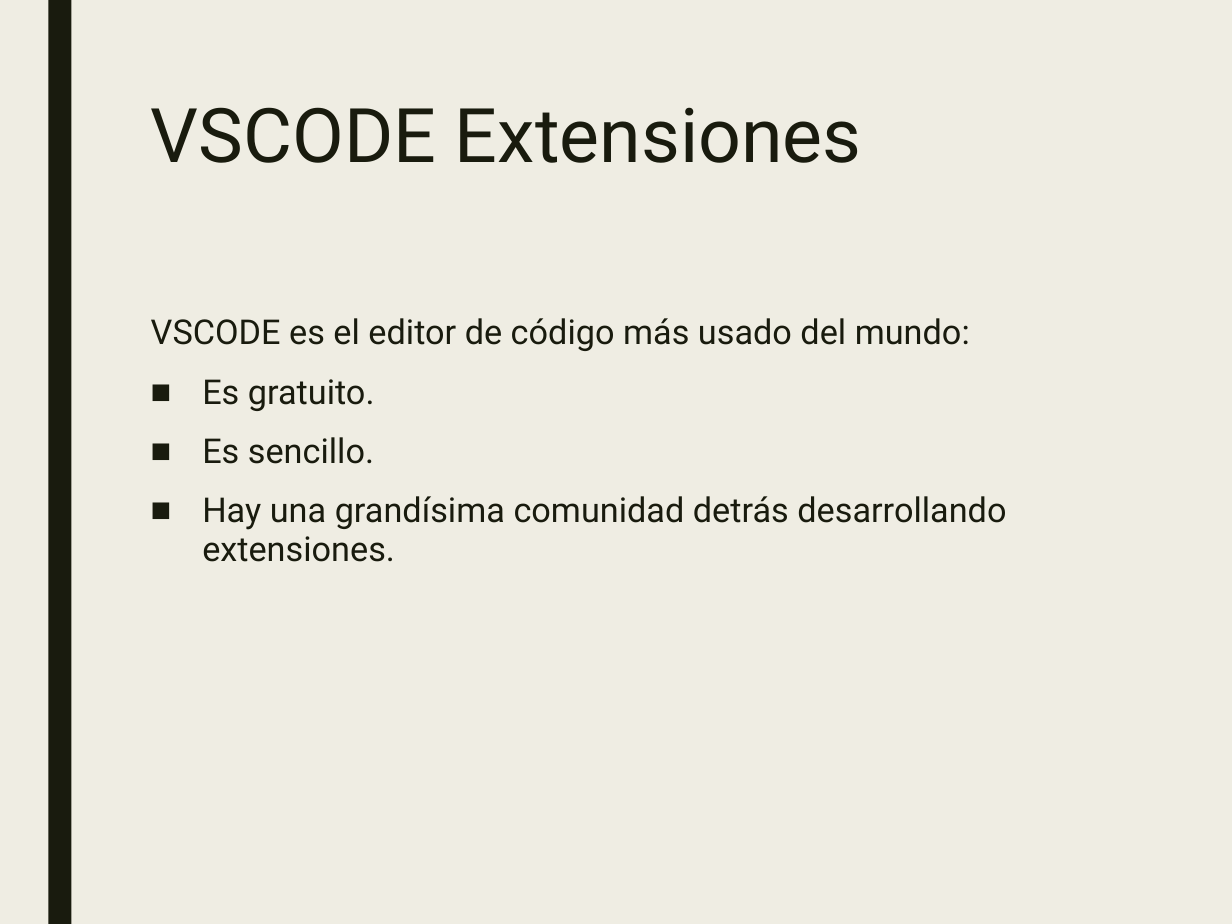
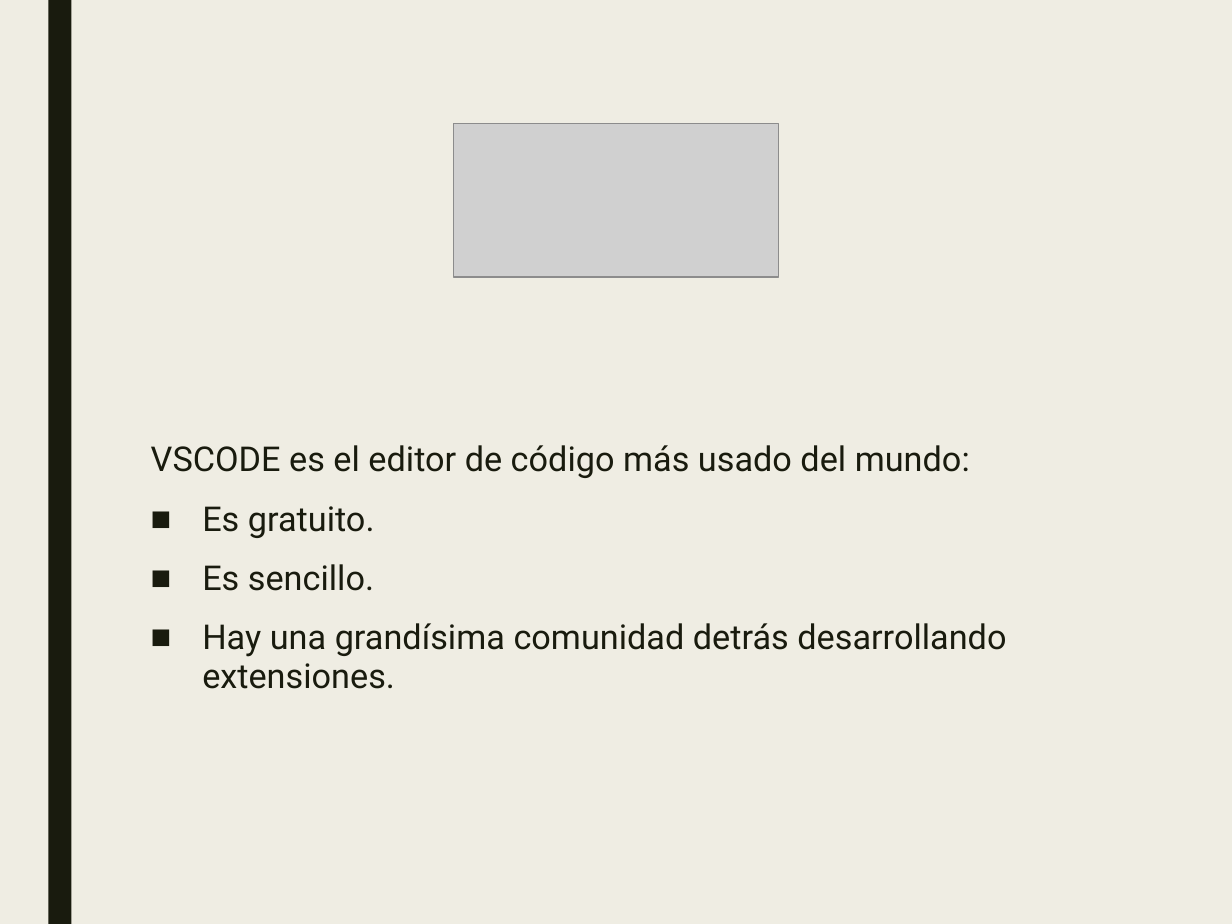
Before and after one commit to JalmarazMartn/dotnetrioja1, a slide deck: slide 6 of VSCODE Extensiones.ppt. Drawn at 1232x924 pixels with LibreOffice and Linux fonts; fonts in the diff are those of the drawing; grey boxes stand for pictures. Boxes give left, top, right and bottom in pixels: in the first picture for what was removed or moved away, otherwise in the second. Text is boxed around its words. In the diff, an @@ line names an element or a change of style, - is before the commit and + after.

```diff
--- a/VSCODE Extensiones.ppt
+++ b/VSCODE Extensiones.ppt
@@ title removed at (151,107,862,163) @@
-VSCODE Extensiones
@@ picture added at (453,124,779,277) @@
@@ text "VSCODE es el editor de ...": place and size @@
-text "VSCODE es el editor de ..." at (151,318,1006,562)
+text "VSCODE es el editor de ..." at (151,445,1006,689)
```
Also in this commit, not shown: 4 other slides changed, 3 slides added, 2 slides removed, 1 other file.
